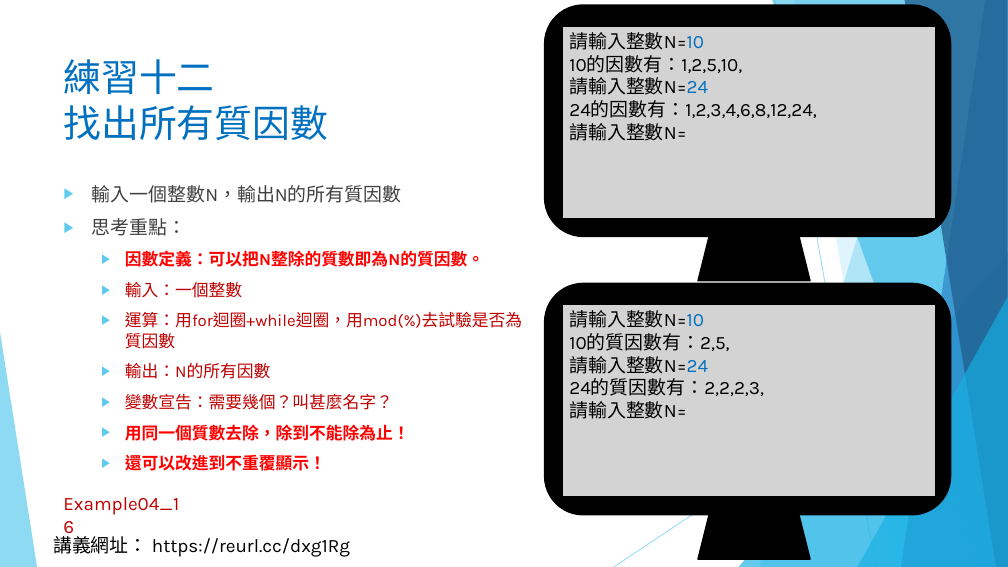
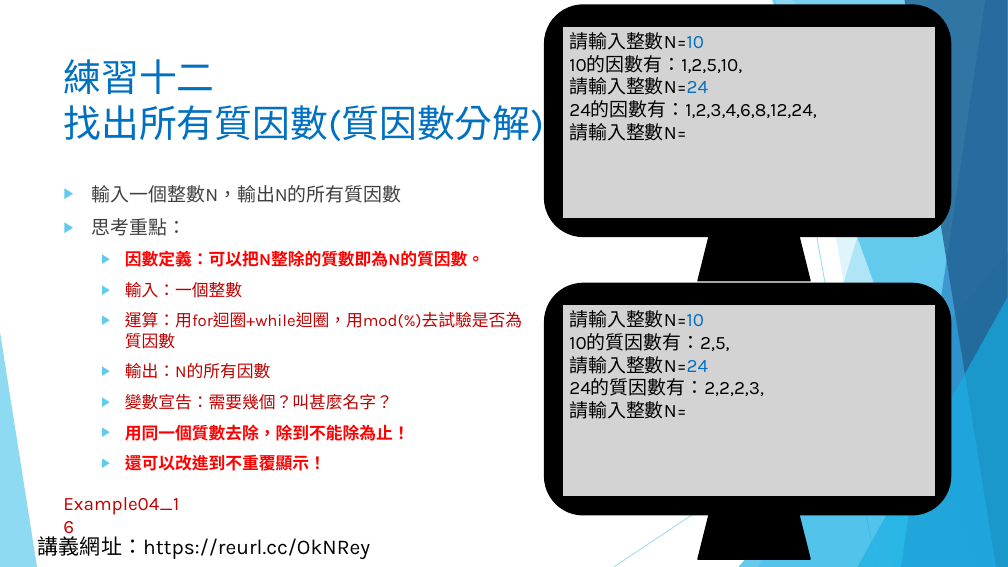
Before and after one commit to liulawsi/My_PPTs, a slide deck: slide 44 of LCC/Python/04_迴圈大法.pptx (slide 40 before the commit). Drawn at 1008x567 pixels with LibreOffice and Linux fonts; fonts in the diff are those of the drawing; background and template pictures are left out. Boxes give left, top, right and bottom in pixels: in the first picture for what was removed or moved away, otherwise in the second. Text is boxed around its words. In the diff, an @@ line names an element or a change of style, - is before the commit and + after.

```diff
--- a/LCC/Python/04_迴圈大法.pptx
+++ b/LCC/Python/04_迴圈大法.pptx
@@ title at (x1=64, y1=59, x2=544, y2=141): text changed @@
-練習十二
-找出所有質因數
+練習十二
+找出所有質因數(質因數分解)
@@ text at (x1=38, y1=536, x2=370, y2=559): text changed; size 18 to 20 pt @@
-講義網址： https://reurl.cc/dxg1Rg
+講義網址：https://reurl.cc/OkNRey
```
Also in this commit, not shown: 45 other slides changed, 4 slides added, 6 other files.
